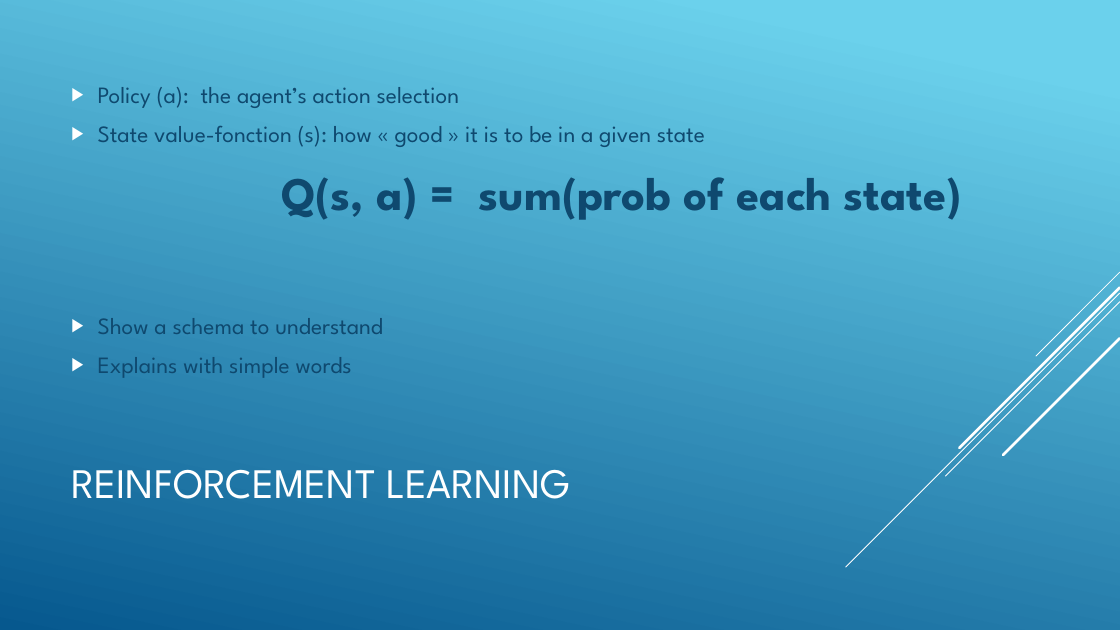
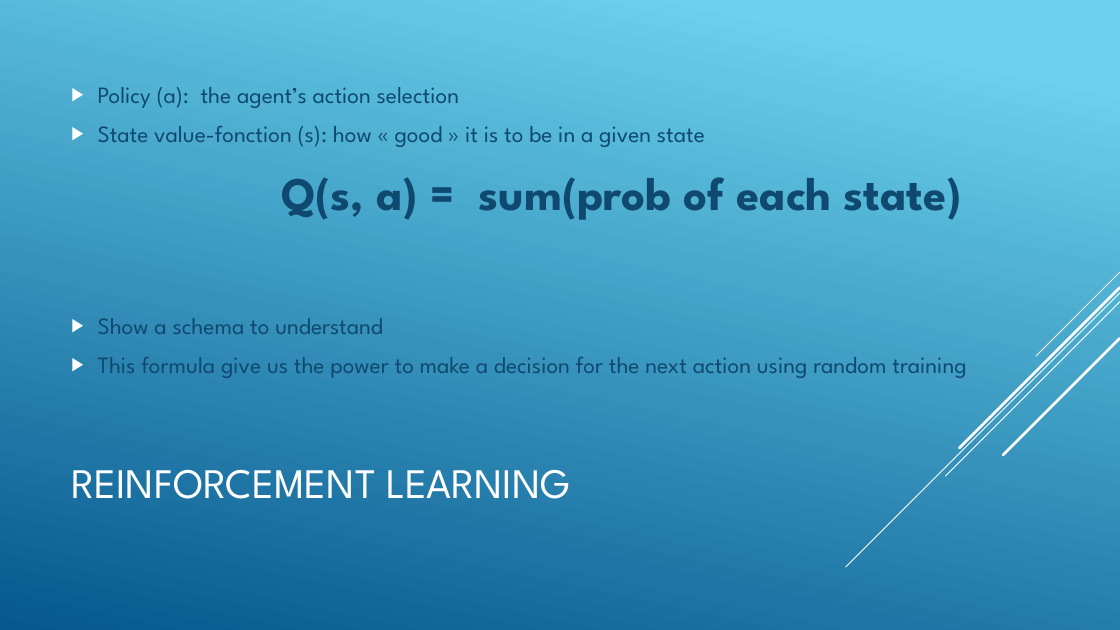
Before and after one commit to jnguyen1192/SIA, a slide deck: slide 4 of SAI_presentation.pptx. Drawn at 1120x630 pixels with LibreOffice and Linux fonts; fonts in the diff are those of the drawing. Boxes give left, top, right and bottom in pixels: in the first picture for what was removed or moved away, otherwise in the second. Text is boxed around its words. In the diff, an @@ line names an element or a change of style, - is before the commit and + after.

Commit message:
#12 Simple words to RL added on slides

```diff
--- a/SAI_presentation.pptx
+++ b/SAI_presentation.pptx
@@ text at (x1=98, y1=357, x2=966, y2=378): text changed @@
-▶ Explains with simple words
+▶ This formula give us the power to make a decision for the next action using random training
```
